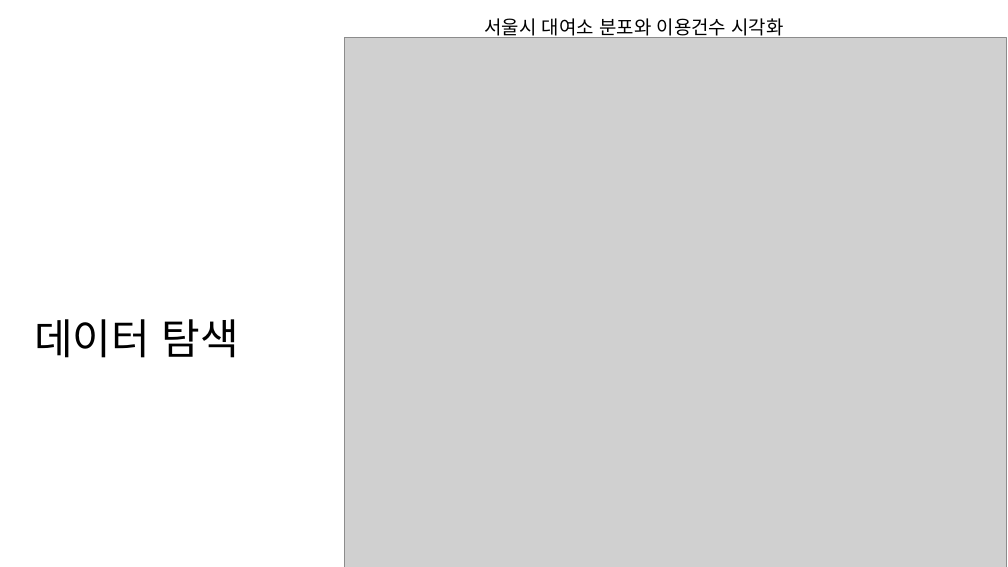
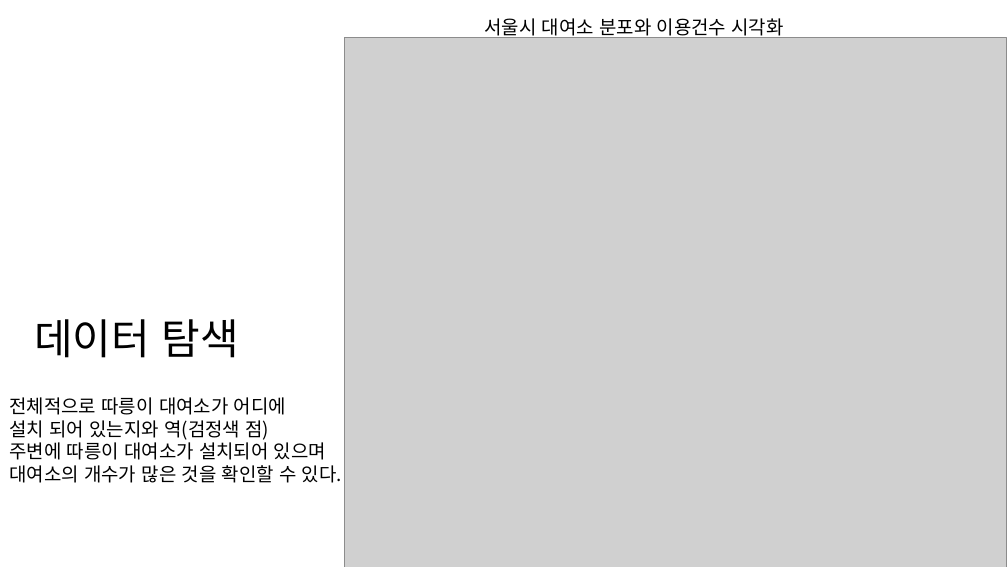
Before and after one commit to nyeoni/R-bike-analysis, a slide deck: slide 6 of FinalProject.pptx. Drawn at 1008x567 pixels with LibreOffice and Linux fonts; fonts in the diff are those of the drawing; grey boxes stand for pictures. Boxes give left, top, right and bottom in pixels: in the first picture for what was removed or moved away, otherwise in the second. Text is boxed around its words. In the diff, an @@ line names an element or a change of style, - is before the commit and + after.

```diff
--- a/FinalProject.pptx
+++ b/FinalProject.pptx
@@ text added at (x1=9, y1=397, x2=342, y2=483), 18 pt, text #000000 @@
+전체적으로 따릉이 대여소가 어디에
+설치 되어 있는지와 역(검정색 점)
+주변에 따릉이 대여소가 설치되어 있으며
+대여소의 개수가 많은 것을 확인할 수 있다.
```
Also in this commit, not shown: 1 other slide changed, 1 slide added.
